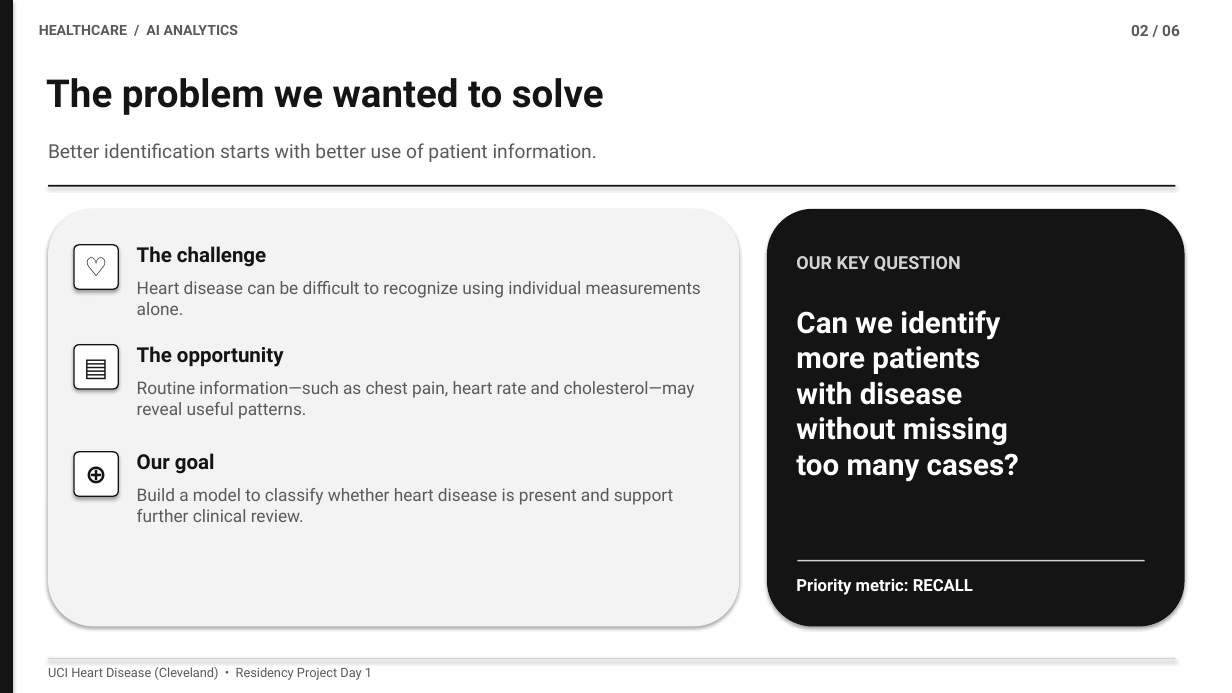
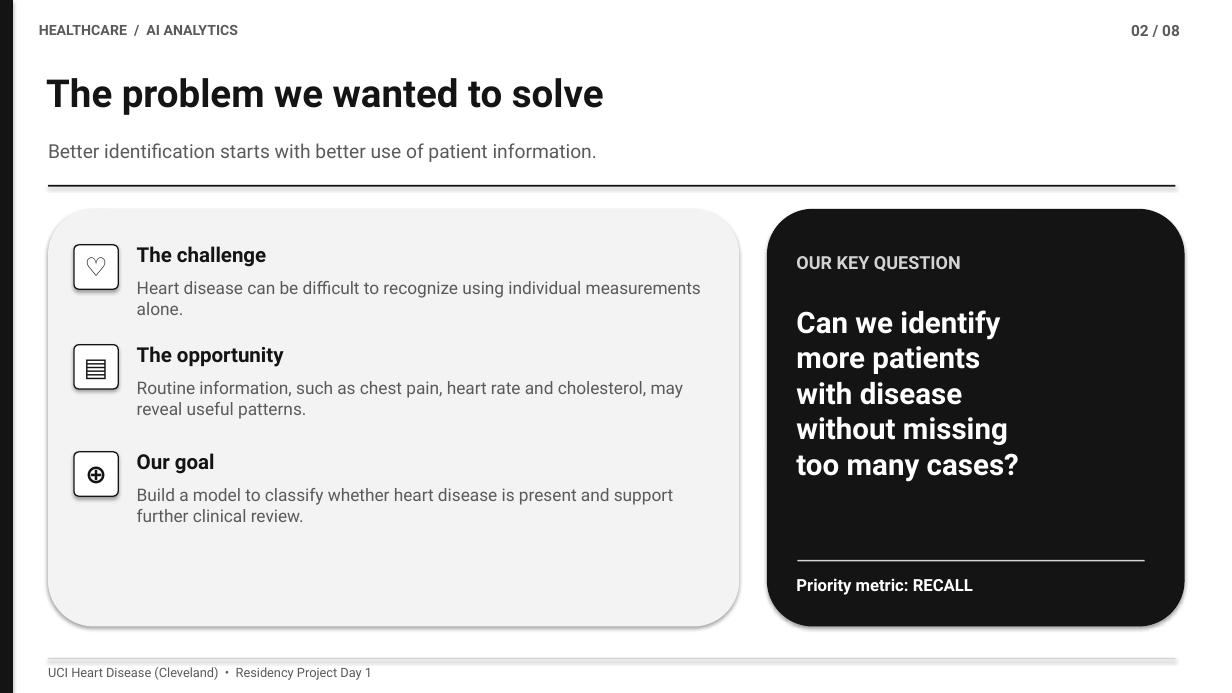
Before and after one commit to SanjeeKoushik/2026-Fall-Python-Application-for-Data-Analytics-in-AI-PhDAI-733-M21, a slide deck: slide 2 of Heart_Disease_ppt.pptx. Drawn at 1232x693 pixels with LibreOffice and Linux fonts; fonts in the diff are those of the drawing. Boxes give left, top, right and bottom in pixels: in the first picture for what was removed or moved away, otherwise in the second. Text is boxed around its words. In the diff, an @@ line names an element or a change of style, - is before the commit and + after.

```diff
--- a/Heart_Disease_ppt.pptx
+++ b/Heart_Disease_ppt.pptx
@@ text at box(1131, 25, 1180, 36): text changed @@
-02 / 06
+02 / 08
@@ text at box(137, 381, 684, 419): text changed @@
-Routine information—such as chest pain, heart rate and cholesterol—may reveal useful patterns.
+Routine information, such as chest pain, heart rate and cholesterol, may reveal useful patterns.
```
Also in this commit, not shown: 6 other slides changed, 1 slide added, 1 other file.
